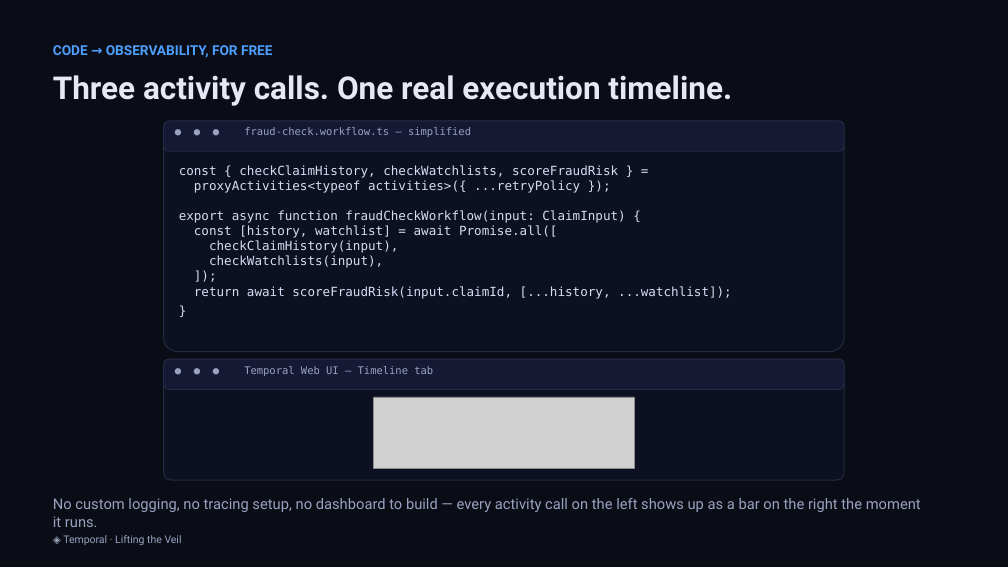
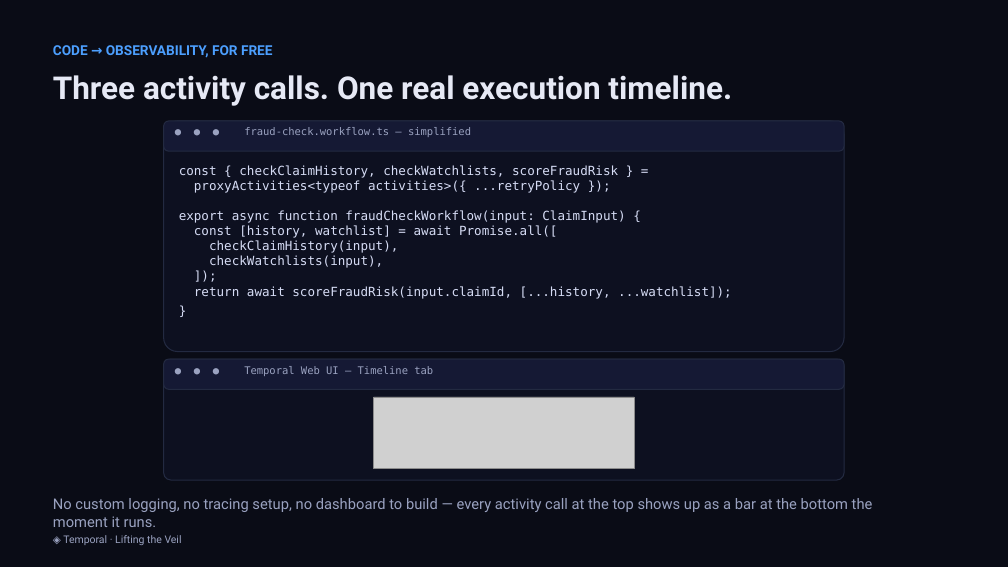
Before and after one commit to simy307/temporal-claims-demo, a slide deck: slide 15 of presentation/Lifting-the-Veil-Temporal-Talk.pptx. Drawn at 1008x567 pixels with LibreOffice and Linux fonts; fonts in the diff are those of the drawing; grey boxes stand for pictures. Boxes give left, top, right and bottom in pixels: in the first picture for what was removed or moved away, otherwise in the second. Text is boxed around its words. In the diff, an @@ line names an element or a change of style, - is before the commit and + after.

```diff
--- a/presentation/Lifting-the-Veil-Temporal-Talk.pptx
+++ b/presentation/Lifting-the-Veil-Temporal-Talk.pptx
@@ text at (x1=53, y1=498, x2=873, y2=527): text changed @@
-No custom logging, no tracing setup, no dashboard to build — every activity call on the left shows up as a bar on the right the moment it runs.
+No custom logging, no tracing setup, no dashboard to build — every activity call at the top shows up as a bar at the bottom the moment it runs.
```
Also in this commit, not shown: 3 other files.
